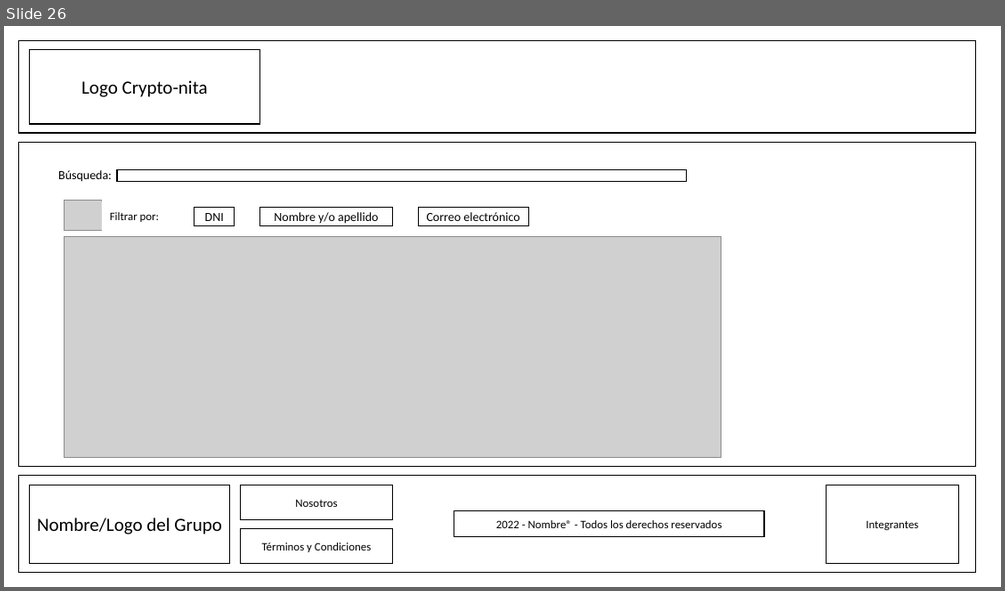
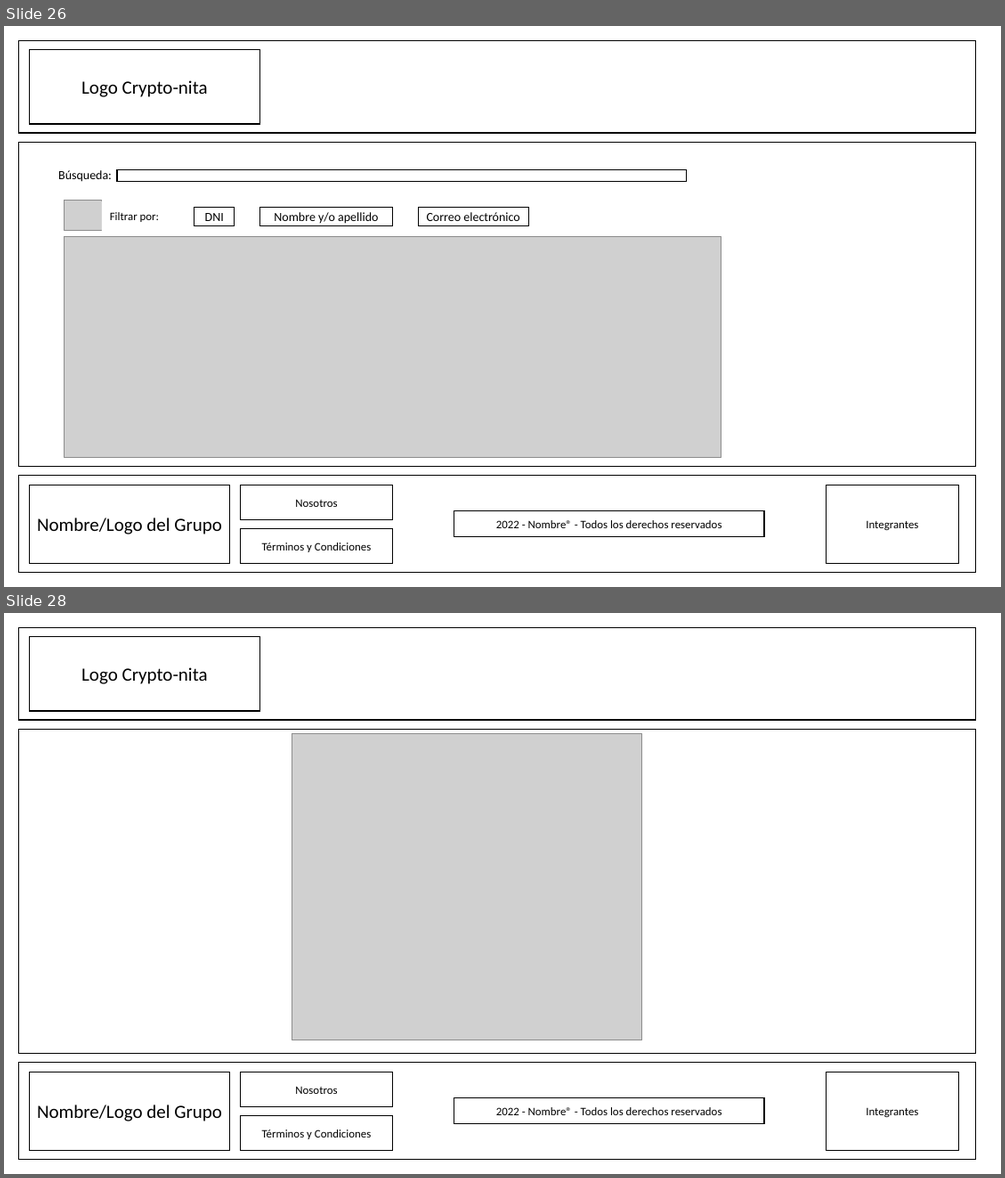
Before and after one commit to DogeFox071101/Crypto-nita_2022-0_Grupo3, a slide deck: Sketches/FirstSketch.pptx. Shown one above the other, each under a label of ours: slide 26 before the commit, slides 26 and 28 after it; the slides between them are not shown. The pictures are 1005x591 and 1005x1178 pixels, drawn with LibreOffice and Linux fonts; fonts in the diff are those of the drawing; grey boxes stand for pictures. Boxes give left, top, right and bottom in pixels: in the first picture for what was removed or moved away, otherwise in the second. Text is boxed around its words. In the diff, an @@ line names an element or a change of style, - is before the commit and + after.

```diff
--- a/Sketches/FirstSketch.pptx
+++ b/Sketches/FirstSketch.pptx
@@ slide 28 added at bbox=[4, 613, 1001, 1174], background #FFFFFF @@
@@ rectangle added at bbox=[19, 628, 975, 720], fill #FFFFFF, outline #000000 1 pt @@
@@ rectangle added at bbox=[30, 637, 259, 711], fill #FFFFFF, outline #000000 1 pt, 18 pt, text #000000 @@
+Logo Crypto-nita
@@ rectangle added at bbox=[19, 729, 975, 1054], fill #FFFFFF, outline #000000 1 pt @@
@@ picture added at bbox=[291, 733, 642, 1040] @@
@@ rectangle added at bbox=[19, 1062, 975, 1159], fill #FFFFFF, outline #000000 1 pt @@
@@ rectangle added at bbox=[30, 1072, 230, 1150], fill #FFFFFF, outline #000000 1 pt, 18 pt, text #000000 @@
+Nombre/Logo del Grupo
@@ rectangle added at bbox=[241, 1072, 393, 1107], fill #FFFFFF, outline #000000 1 pt, 11 pt, text #000000 @@
+Nosotros
@@ rectangle added at bbox=[825, 1072, 959, 1150], fill #FFFFFF, outline #000000 1 pt, 11 pt, text #000000 @@
+Integrantes
@@ rectangle added at bbox=[241, 1116, 393, 1151], fill #FFFFFF, outline #000000 1 pt, 11 pt, text #000000 @@
+Términos y Condiciones
@@ rectangle added at bbox=[454, 1097, 764, 1124], fill #FFFFFF, outline #000000 1 pt, 11 pt, text #000000 @@
+2022 - Nombre® - Todos los derechos reservados
```
Also in this commit, not shown: 5 other slides added.
